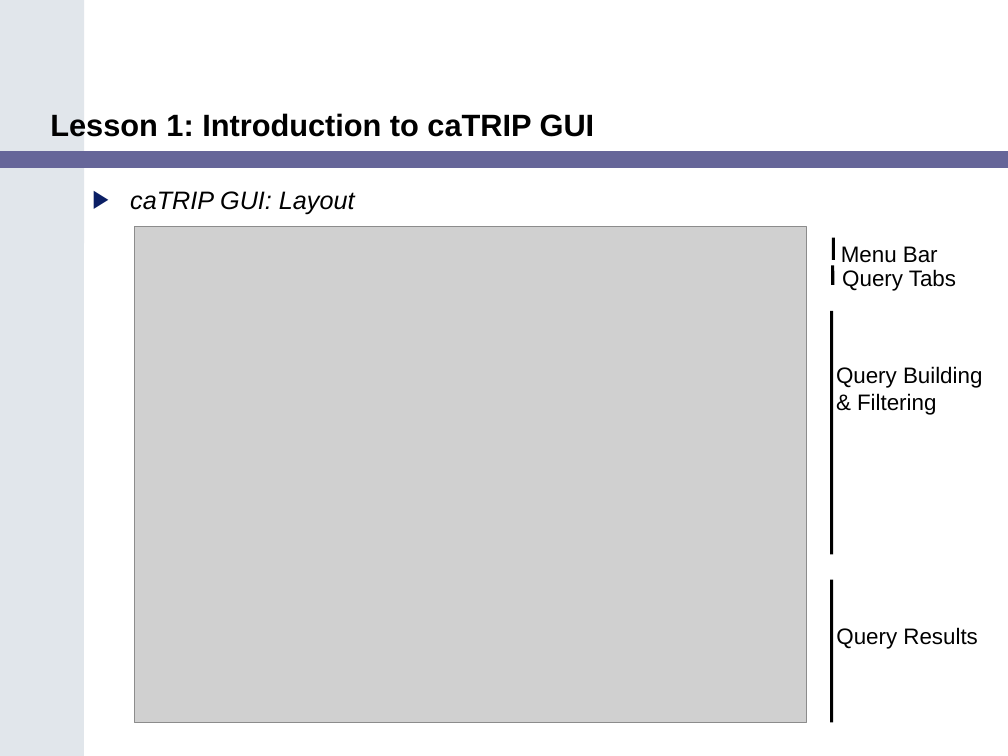
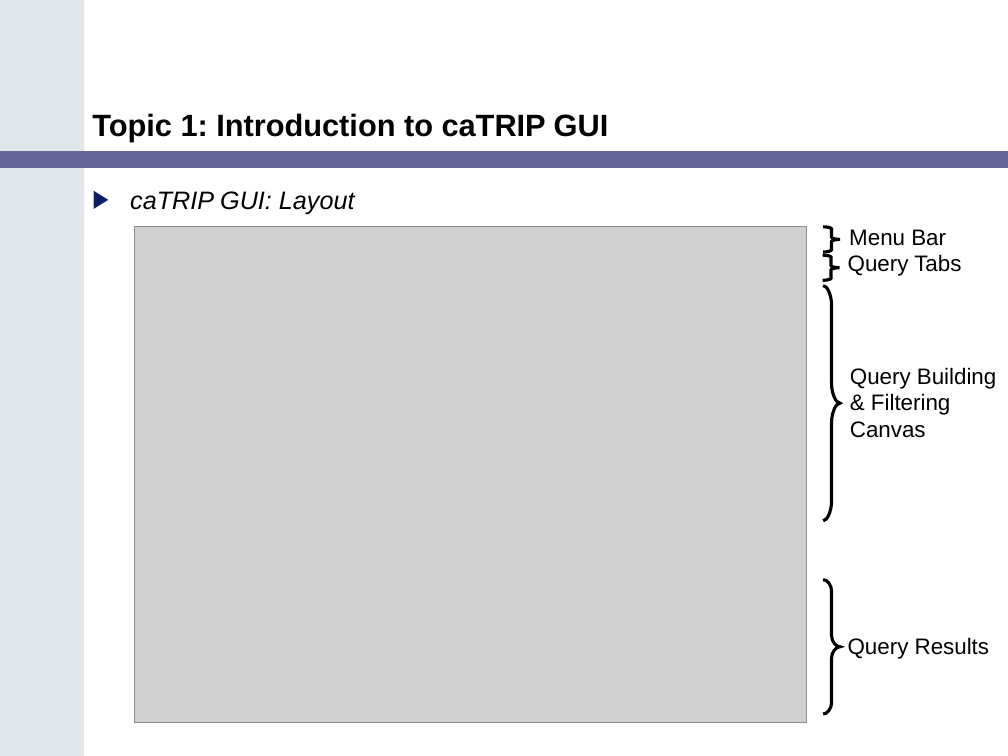
Before and after one commit to NCIP/catrip, a slide deck: slide 14 of catrip/documentation/training/caTRIP_Training_Module.ppt. Drawn at 1008x756 pixels with LibreOffice and Linux fonts; fonts in the diff are those of the drawing; grey boxes stand for pictures. Boxes give left, top, right and bottom in pixels: in the first picture for what was removed or moved away, otherwise in the second. Text is boxed around its words. In the diff, an @@ line names an element or a change of style, - is before the commit and + after.

```diff
--- a/catrip/documentation/training/caTRIP_Training_Module.ppt
+++ b/catrip/documentation/training/caTRIP_Training_Module.ppt
@@ title at <box>92,113,609,141</box>: text changed @@
-Lesson 1: Introduction to caTRIP GUI
+Topic 1: Introduction to caTRIP GUI
@@ freeform shape added at <box>824,227,841,252</box>, outline #000000 2.24 pt @@
@@ text "Menu Bar": place and size @@
-text "Menu Bar" at <box>841,246,938,263</box>
+text "Menu Bar" at <box>849,229,946,246</box>
@@ line removed from (834, 238) to (834, 260) @@
@@ freeform shape added at <box>823,255,840,280</box>, outline #000000 2.24 pt @@
@@ text "Query Tabs": place and size @@
-text "Query Tabs" at <box>842,269,956,291</box>
+text "Query Tabs" at <box>848,254,961,276</box>
@@ line removed from (833, 265) to (833, 285) @@
@@ freeform shape added at <box>824,285,841,520</box>, outline #000000 2.24 pt @@
@@ line removed from (832, 310) to (832, 554) @@
@@ text "Query Building": place and size @@
-text "Query Building" at <box>836,366,982,415</box>
+text "Query Building" at <box>850,367,996,438</box>
@@ text at <box>850,393,950,438</box>: text changed @@
-& Filtering
+& Filtering Canvas
@@ freeform shape added at <box>824,580,841,714</box>, outline #000000 2.24 pt @@
@@ line removed from (832, 580) to (832, 723) @@
@@ text "Query Results": place and size @@
-text "Query Results" at <box>836,627,977,649</box>
+text "Query Results" at <box>848,637,989,659</box>
```
Also in this commit, not shown: 26 other slides changed, 6 slides added, 1 slide removed, 2 other files.
